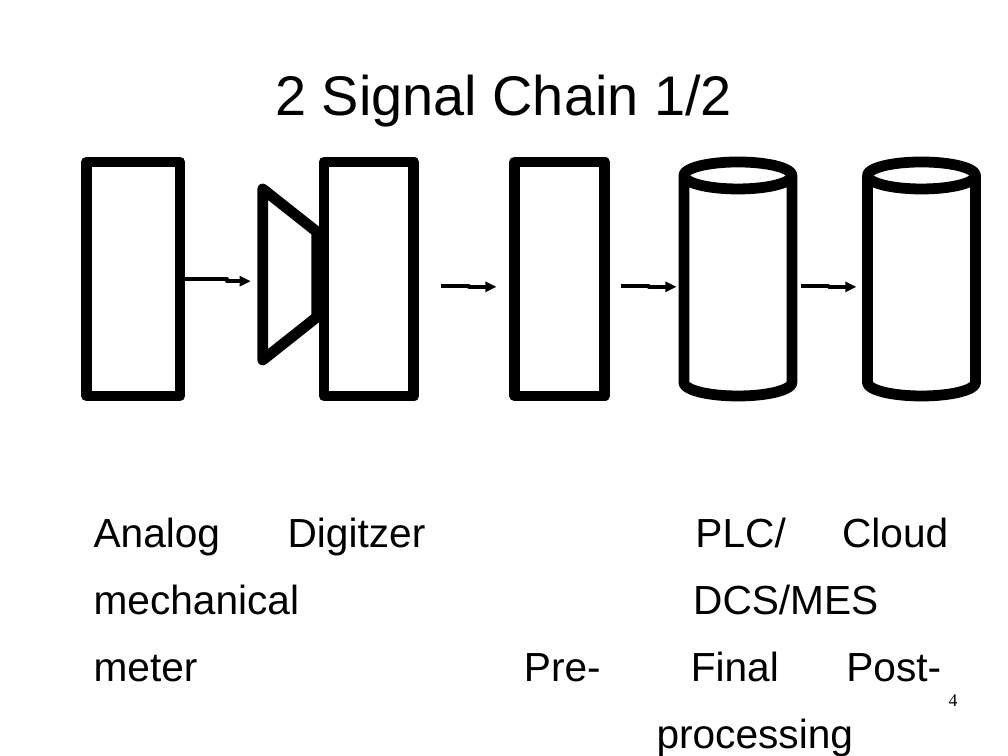
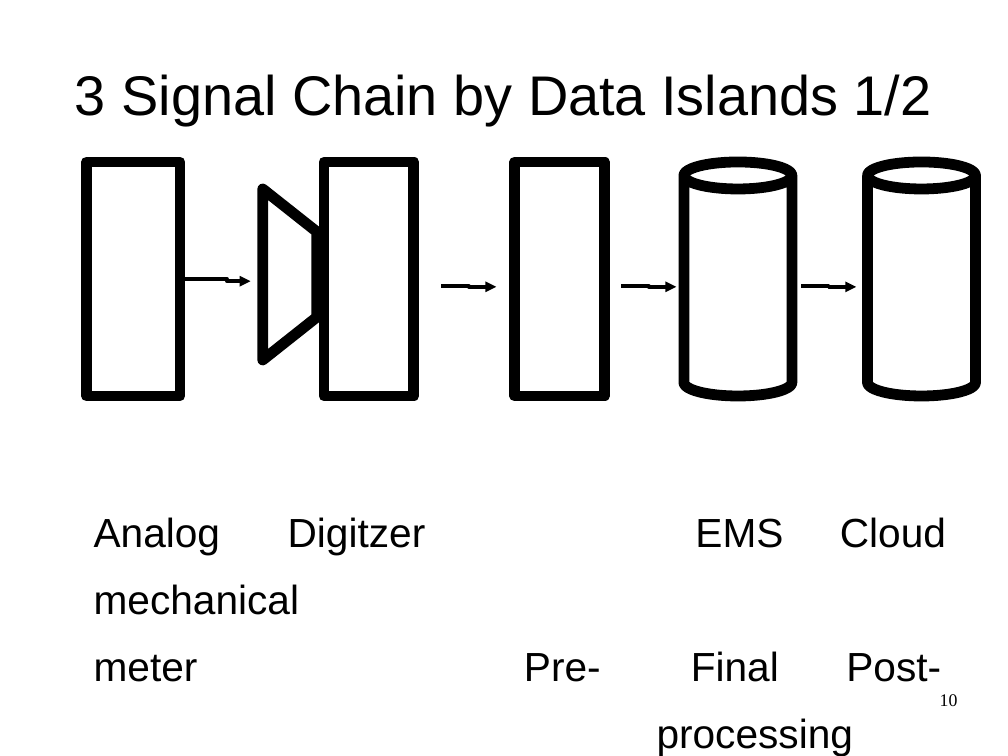
Before and after one commit to smartblitzmerker/documentation-smartblitzmerker, a slide deck: slide 10 of doc/slides/smartblitzmerker.odp (slide 4 before the commit). Drawn at 1008x756 pixels with LibreOffice and Linux fonts; fonts in the diff are those of the drawing. Boxes give left, top, right and bottom in pixels: in the first picture for what was removed or moved away, otherwise in the second. Text is boxed around its words. In the diff, an @@ line names an element or a change of style, - is before the commit and + after.

```diff
--- a/doc/slides/smartblitzmerker.odp
+++ b/doc/slides/smartblitzmerker.odp
@@ title at box(75, 74, 932, 125): text changed @@
-2 Signal Chain 1/2
+3 Signal Chain by Data Islands 1/2
@@ text at box(94, 517, 946, 615): text changed @@
-Analog Digitzer PLC/ Cloud
-mechanical DCS/MES
+Analog Digitzer EMS Cloud
+mechanical
@@ page number at box(940, 694, 958, 706): text changed @@
-4
+10
```
Also in this commit, not shown: 7 other slides changed, 9 slides added.
